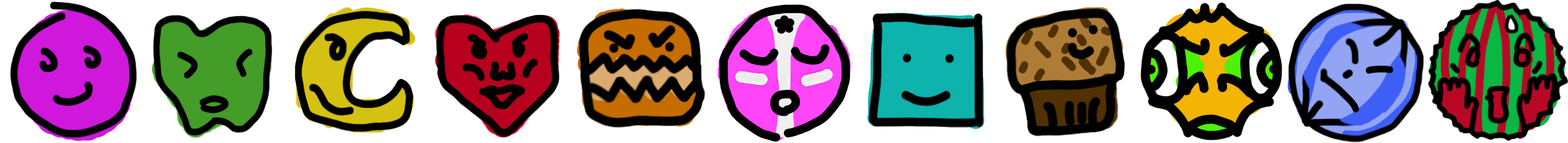
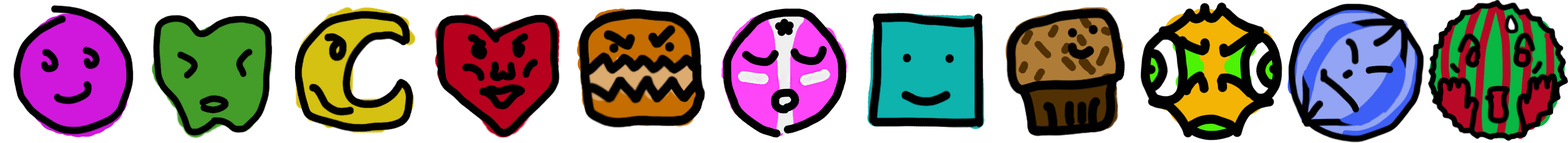
Before/after of a 1568 × 143 layered artwork. What changed in the layer stack:
painted on "fruit" over (9, 1, 851, 142)
painted on "fruitbg" over (12, 3, 852, 141)
